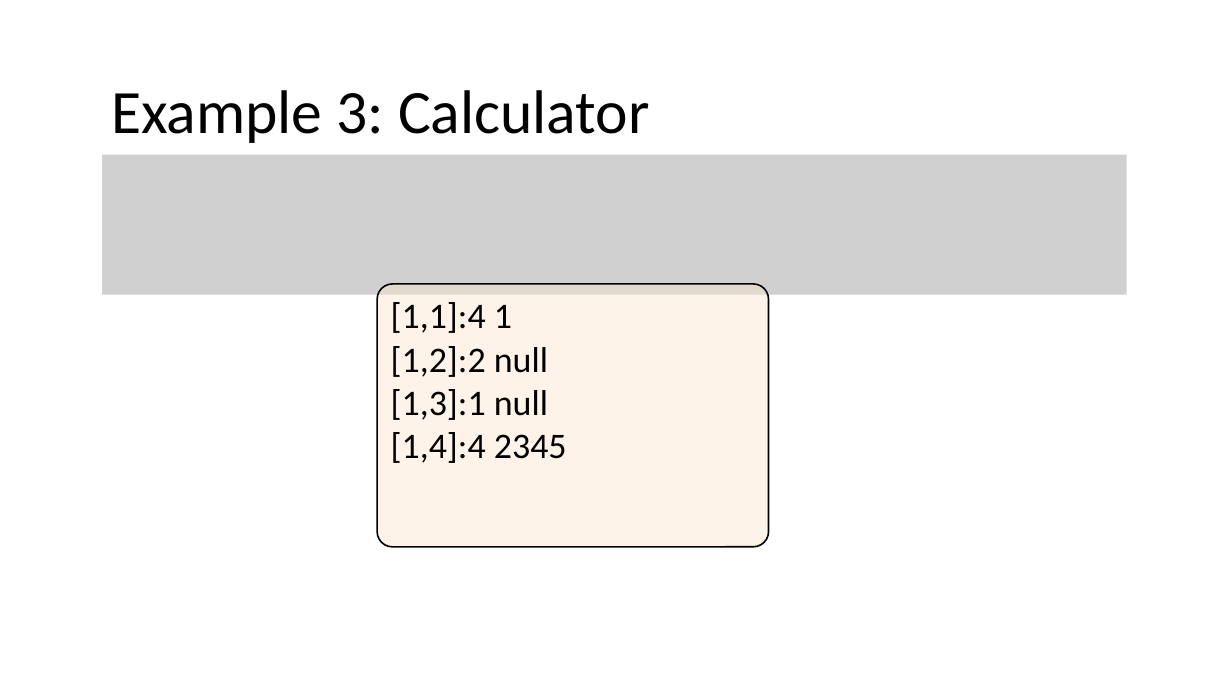
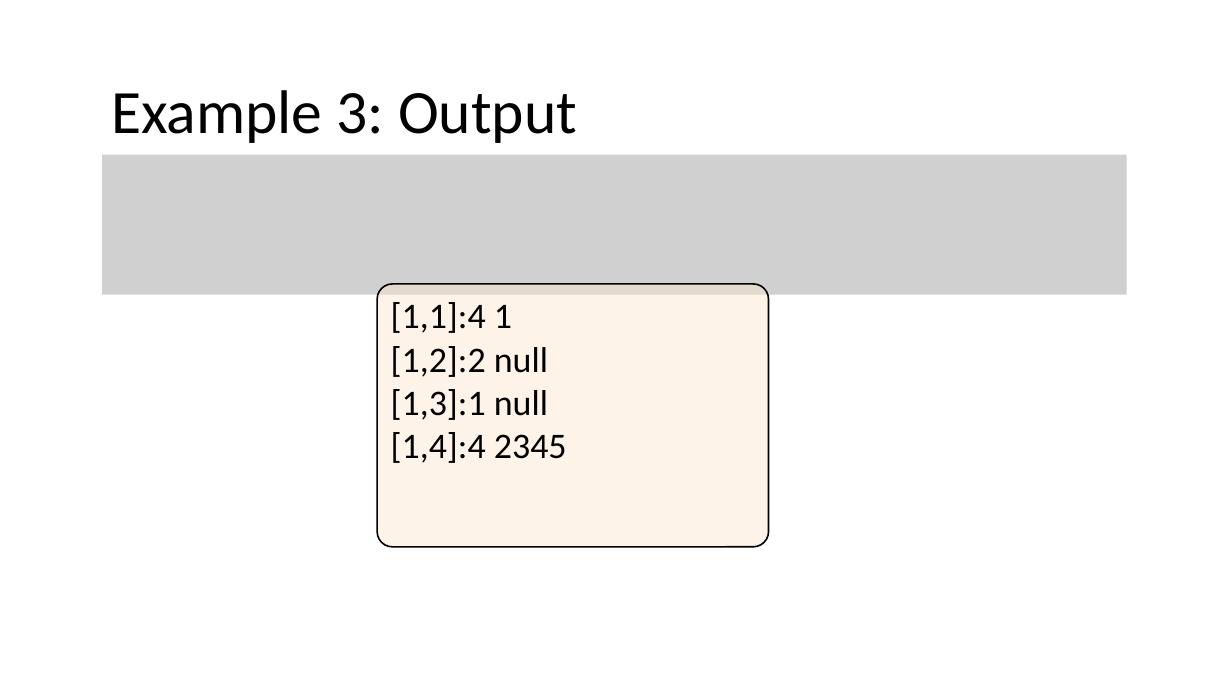
Before and after one commit to nivshani/compilation, a slide deck: slide 110 of slides/lexical_analysis.pptx (slide 106 before the commit). Drawn at 1232x693 pixels with LibreOffice and Linux fonts; fonts in the diff are those of the drawing; grey boxes stand for pictures. Boxes give left, top, right and bottom in pixels: in the first picture for what was removed or moved away, otherwise in the second. Text is boxed around its words. In the diff, an @@ line names an element or a change of style, - is before the commit and + after.

```diff
--- a/slides/lexical_analysis.pptx
+++ b/slides/lexical_analysis.pptx
@@ text at box(111, 90, 577, 143): text changed @@
-Example 3: Calculator
+Example 3: Output
```
Also in this commit, not shown: 10 other slides changed, 4 slides added, 1 other file.
